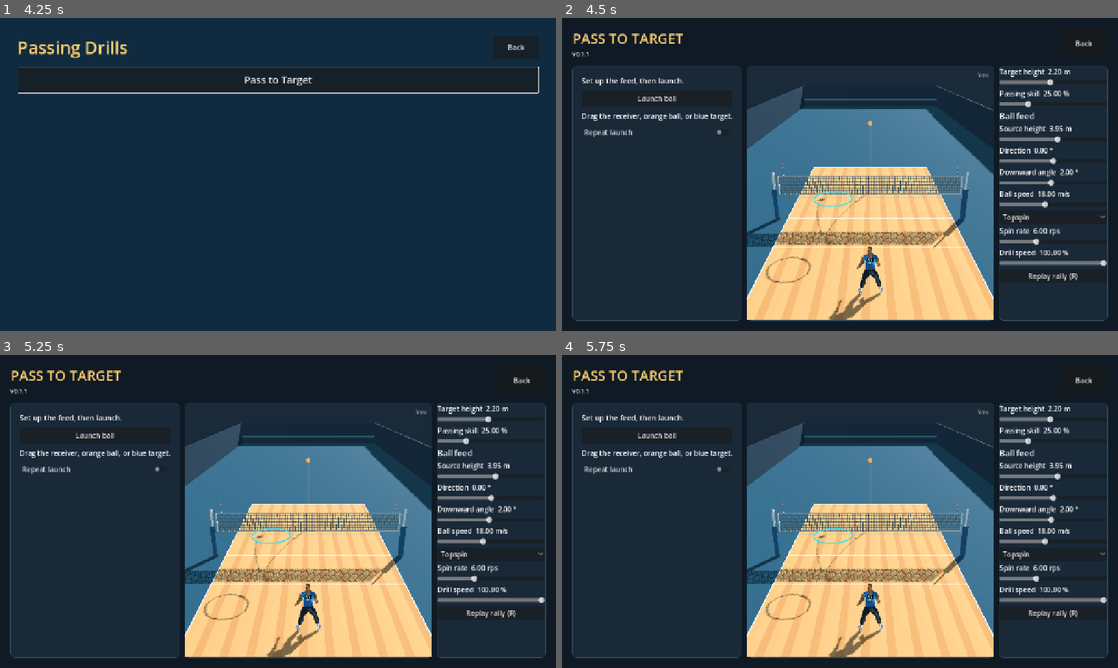
Above: before the commit, frames 1-4 (two rows, left to right).
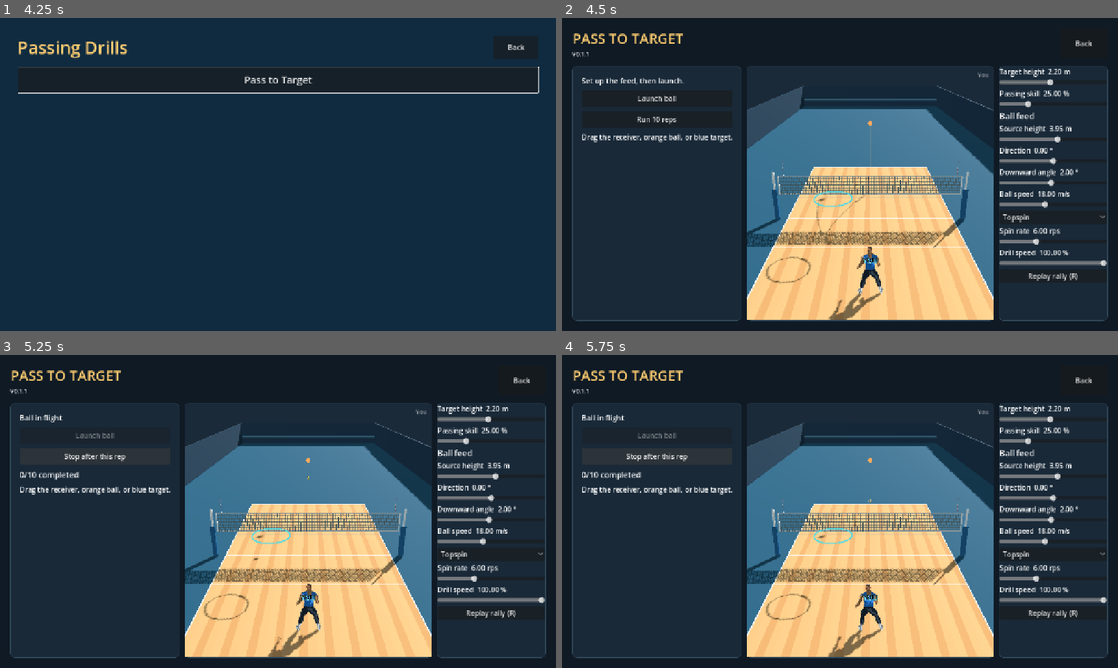
Above: after the commit, the same moments.

Repository: foreandr/volleyball
Game: Godot game, scene res://scenes/main.tscn
Same seed, same stepped clock (60 frames per second), same inputs: the game is played once before the commit and once after it. Sound files missing from this copy of the repository are replaced by a short silence.
Inputs (mouse positions are in pixels of both pictures, inside the frame that each line leads up to):
- Up to frame 1 (4.25 s): click "Simulate" at 0.5 s; click "Balanced" at 1.25 s; click "Back" at 2 s; click "Drills" at 2.75 s; click "Passing" at 3.5 s
- Up to frame 2 (4.5 s): click "Pass to Target" at 4.25 s
- Up to frame 3 (5.25 s): click (94, 455) at 5 s, where only the run after the commit has a clickable "Run 10 reps"
- Up to frame 4 (5.75 s): no input

Frame 1 is identical in both runs. In frame 2, 0.8% of the frame differs, in the area x 3-31%, y 30-40%; in frame 3, 1.5%; in frame 4, 1.7%, in the area x 3-58%, y 19-97%.
Error in both runs: Invalid access to property or key 'visible' on a base object of type 'Nil'. (res://scripts/story_animations.gd:1169)

Commit message:
Score target hits over ten passing reps

Diff:
--- a/scripts/passing_drill.gd
+++ b/scripts/passing_drill.gd
@@ -5,6 +5,7 @@
 const RECEIVER := 1
 const FEEDER := 2
 const TARGET_RADIUS := 0.90
+const BATCH_REPS := 10
 const SPINS := ["No spin","Topspin","Backspin","Sidespin left","Sidespin right"]
 
 var game: Node3D
@@ -17,7 +18,13 @@
 var spin_rate := 6.0
 var spin := "Topspin"
 var playback_speed := 1.0
-var repeat := false
+var planned_reps := 0
+var completed_reps := 0
+var successful_reps := 0
+var batch_active := false
+var rep_readout: Label
+var batch_button: Button
+var launch_button: Button
 var running := false
 var finish_delay := -1.0
 var incoming_flight := -1
@@ -75,16 +82,16 @@
 	return node
 
 func build_controls(host: Control, parent: VBoxContainer) -> void:
-	var launch: Button = host.button("Launch ball",launch_ball)
-	launch.name = "LaunchPassingFeed"
-	host.content.add_child(launch)
+	launch_button = host.button("Launch ball",start_single)
+	launch_button.name = "LaunchPassingFeed"
+	host.content.add_child(launch_button)
+	batch_button = host.button("Run 10 reps",toggle_batch)
+	batch_button.name = "RunPassingBatch"
+	host.content.add_child(batch_button)
+	rep_readout = host.label("",18)
+	rep_readout.hide()
+	host.content.add_child(rep_readout)
 	host.content.add_child(host.label("Drag the receiver, orange ball, or blue target.",16))
-	var loop := CheckButton.new()
-	loop.text = "Repeat launch"
-	loop.toggled.connect(func(value: bool):
-		repeat = value
-		if repeat and not running and not game.replay.active: launch_ball())
-	host.content.add_child(loop)
 	add_slider(host,parent,"target_height","Target height","m",0.15,4.5,0.05,target.y,func(v): target.y = v)
 	add_slider(host,parent,"skill","Passing skill","%",0,100,1,game.passing_skill,func(v): game.passing_skill = v)
 	parent.add_child(host.label("Ball feed",19))
@@ -205,6 +212,34 @@
 	trajectory.mesh = mesh
 	trajectory.show()
 
+func start_single() -> void:
+	if batch_active: return
+	start_reps(1)
+
+func toggle_batch() -> void:
+	if batch_active:
+		batch_active = false
+		batch_button.text = "Run 10 reps"
+		launch_button.disabled = false
+		planned_reps = completed_reps+int(running)
+		update_rep_readout()
+		return
+	start_reps(BATCH_REPS)
+
+func start_reps(count: int) -> void:
+	planned_reps = count
+	completed_reps = 0
+	successful_reps = 0
+	batch_active = count > 1
+	launch_button.disabled = batch_active
+	batch_button.text = "Stop after this rep" if batch_active else "Run 10 reps"
+	update_rep_readout()
+	launch_ball()
+
+func update_rep_readout() -> void:
+	rep_readout.show()
+	rep_readout.text = "%d/%d successful · %d/%d completed" % [successful_reps,completed_reps,completed_reps,planned_reps] if completed_reps > 0 else "0/%d completed" % planned_reps
+
 func launch_ball() -> void:
 	if game.replay.active: game.toggle_replay()
 	game.begin_point()
@@ -248,7 +283,7 @@
 			finish_delay -= delta
 			if finish_delay <= 0.0:
 				finish_delay = -1.0
-				if repeat: launch_ball()
+				if batch_active: launch_ball()
 				else: reset_receiver()
 		return
 	delta *= playback_speed
@@ -290,12 +325,22 @@
 func finish() -> void:
 	running = false
 	game.phase = game.Phase.FINISHED
+	var success := false
 	if contact_label.is_empty():
 		if game.platforms[RECEIVER].low_save.active: game.begin_recovery(RECEIVER)
 		game.info.text = "Missed feed" if game.net_hit.is_empty() else "Feed hit the net"
 	else:
 		var result_point: Vector3 = target_crossing if target_crossing.is_finite() else game.ball.global_position
 		var error: float = (result_point-game.drill_pass_target).length()
-		var result := "On target" if target_crossing.is_finite() and error <= TARGET_RADIUS else "%.2f m from target" % error
+		success = target_crossing.is_finite() and error <= TARGET_RADIUS
+		var result := "On target" if success else "%.2f m from target" % error
 		game.info.text = "%s · %s" % [contact_label,result]
+	if completed_reps < planned_reps:
+		completed_reps += 1
+		successful_reps += int(success)
+		if completed_reps >= planned_reps:
+			batch_active = false
+			batch_button.text = "Run 10 reps"
+			launch_button.disabled = false
+		update_rep_readout()
 	finish_delay = 1.0
